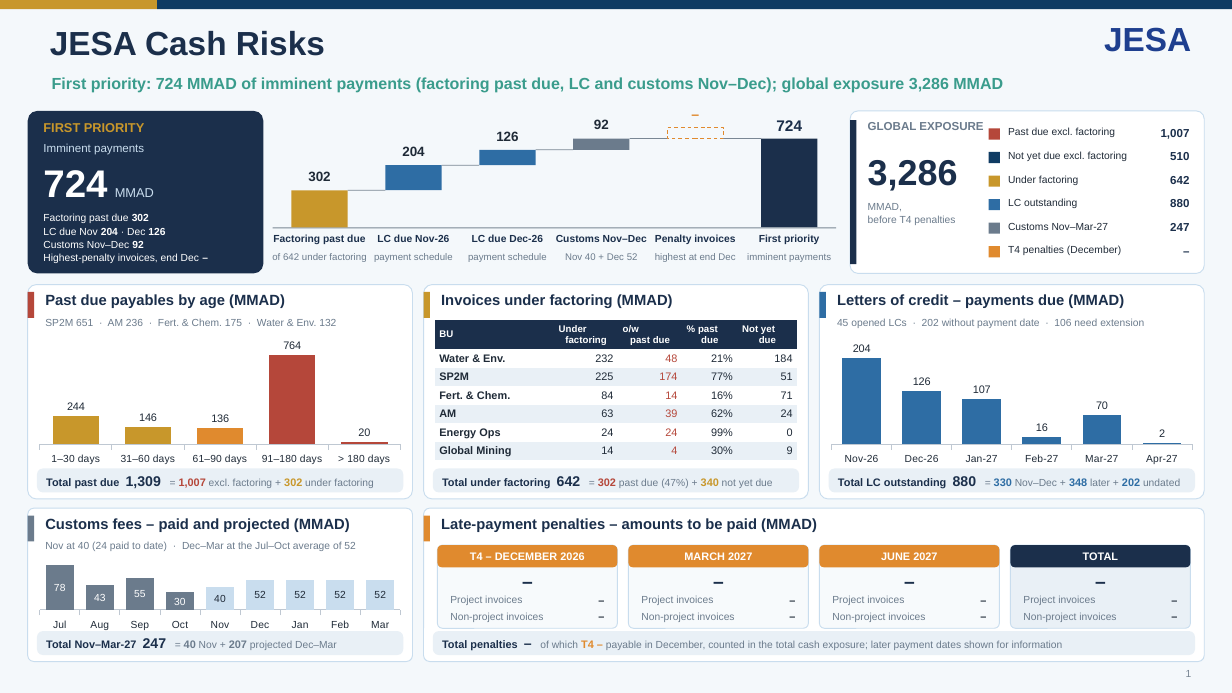
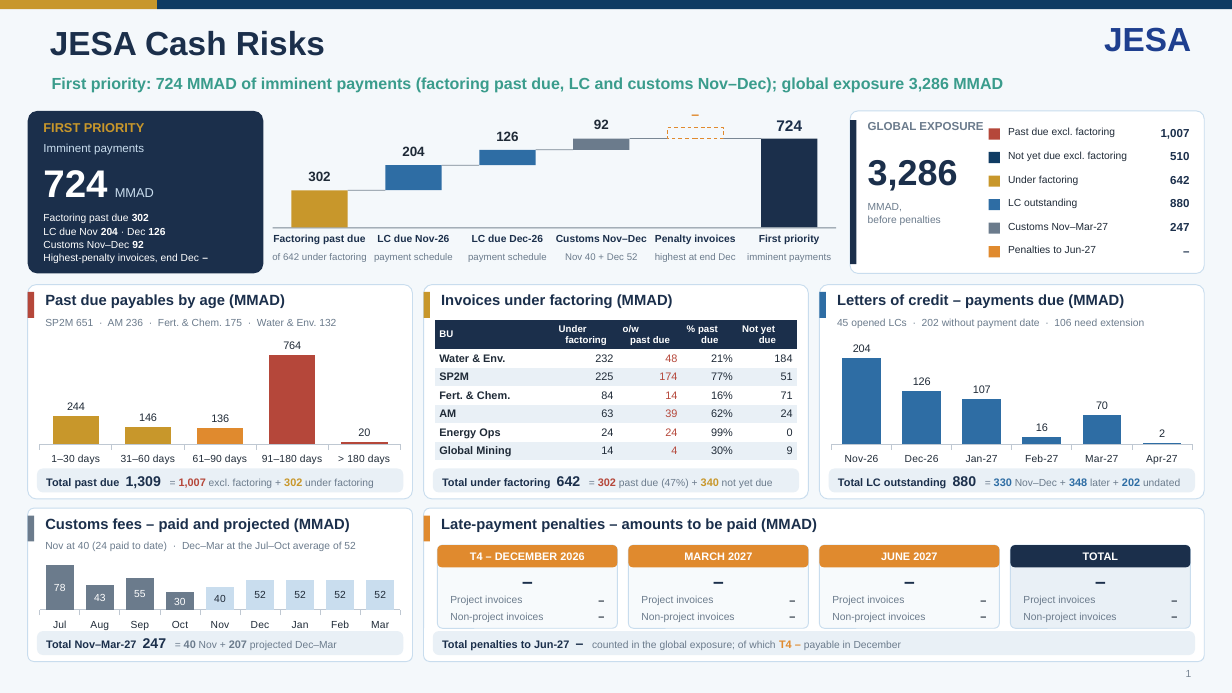
Before and after one commit to cherkaouihassan-art/Skills-Repo, a slide deck: slide 1 of weekly-ar-cash-deck/output/JESA_Cash_Risks_Nov_W4_2026-11-25.pptx. Drawn at 1232x693 pixels with LibreOffice and Linux fonts; fonts in the diff are those of the drawing. Boxes give left, top, right and bottom in pixels: in the first picture for what was removed or moved away, otherwise in the second. Text is boxed around its words. In the diff, an @@ line names an element or a change of style, - is before the commit and + after.

```diff
--- a/weekly-ar-cash-deck/output/JESA_Cash_Risks_Nov_W4_2026-11-25.pptx
+++ b/weekly-ar-cash-deck/output/JESA_Cash_Risks_Nov_W4_2026-11-25.pptx
@@ text at box(868, 215, 941, 225): text changed @@
-before T4 penalties
+before penalties
@@ text at box(1008, 245, 1096, 253): text changed @@
-T4 penalties (December)
+Penalties to Jun-27
@@ text at box(442, 640, 901, 651): text changed @@
-Total penalties – of which T4 – payable in December, counted in the total cash exposure; later payment dates shown for information
+Total penalties to Jun-27 – counted in the global exposure; of which T4 – payable in December
```
Also in this commit, not shown: 3 other files.
